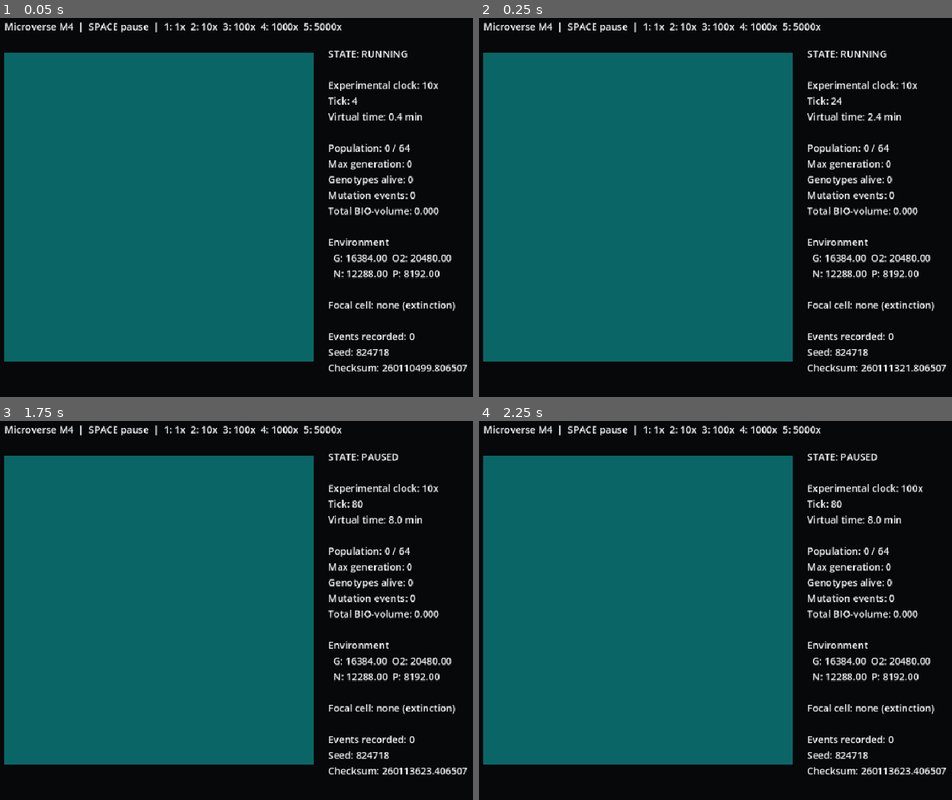
Above: before the commit, frames 1-4 (two rows, left to right).
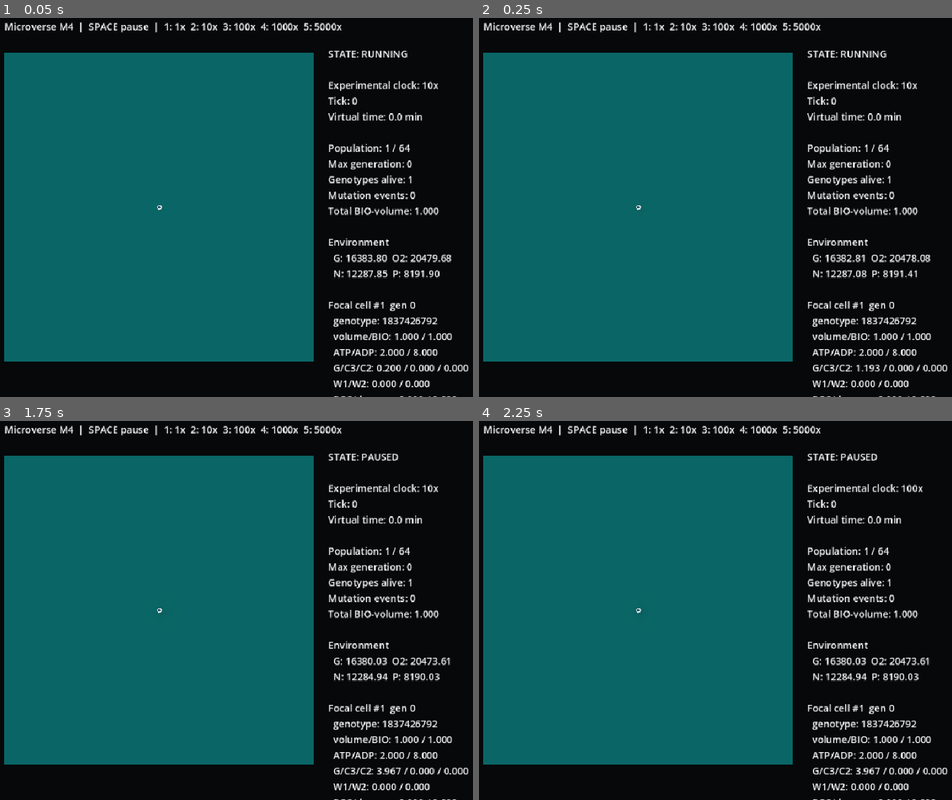
Above: after the commit, the same moments.

Repository: Feynman26/Microverse
Game: Godot game, scene res://src/ui/main.tscn
Two runs of this game, one before a commit and one after it. Both use one fixed random seed, a clock stepped at 60 frames per second and the inputs below.
Inputs:
- Up to frame 1 (0.05 s): no input
- Up to frame 2 (0.25 s): no input
- Up to frame 3 (1.75 s): tap Enter at 0.5 s; tap 1 at 0.6 s; tap Space at 0.77, 1.25, 1.52 s; tap 2 at 1.35 s
- Up to frame 4 (2.25 s): tap Enter at 2 s; tap 3 at 2.1 s

The runs differ from the first frame. In frame 1, 2.0% of the frame differs, in the area x 33-100%, y 20-100%; in frame 2, 2.1%; in frame 3, 2.0%; in frame 4, 2.0%.
Error before the commit: Parse Error: Too few arguments for "step()" call. Expected at least 7 but received 6. (res://src/biology/cell_state.gd:85)
Error after the commit: Invalid call to function 'step_intracellular' in base 'RefCounted (CellState)'. Expected 4 argument(s). (res://src/simulation/simulation_engine.gd:66)

Commit message:
refactor: make cell physiology depend on explicit expression state

Diff:
--- a/src/biology/cell_state.gd
+++ b/src/biology/cell_state.gd
@@ -2,6 +2,7 @@
 class_name CellState
 
 const MetabolicSolverScript = preload("res://src/chemistry/metabolic_solver.gd")
+const ExpressionSystemScript = preload("res://src/expression/expression_system.gd")
 
 var id: int
 var parent_id: int
@@ -13,9 +14,11 @@
 var alive: bool = true
 var death_reason: String = ""
 
-# Authoritative M4 intracellular state. Physical volume is derived from BIO.
+# Authoritative molecular state.
 var metabolites: Dictionary = {}
+var expression_state: Dictionary = {}
 var last_fluxes: Dictionary = {}
+var last_expression_summary: Dictionary = {}
 var volume: float = 1.0
 var damage: float = 0.0
 var energy_debt: float = 0.0
@@ -35,10 +38,17 @@
 	position = p_position
 	volume = p_volume
 
+func initialize_molecular_state(config) -> void:
+	assert(genome != null, "Genome must exist before molecular initialization")
+	metabolites = MetabolicSolverScript.create_initial_pools(volume, config)
+	expression_state = ExpressionSystemScript.create_equilibrium_state(genome, config)
+	last_fluxes = {}
+	last_expression_summary = {}
+	_sync_volume_from_biomass(config)
+
+# Compatibility alias for setup code introduced in M4.
 func initialize_metabolism(config) -> void:
-	metabolites = MetabolicSolverScript.create_initial_pools(volume, config)
-	last_fluxes = {}
-	_sync_volume_from_biomass(config)
+	initialize_molecular_state(config)
 
 func pool(metabolite_id: String) -> float:
 	return float(metabolites.get(metabolite_id, 0.0))
@@ -46,6 +56,12 @@
 func set_pool(metabolite_id: String, amount: float) -> void:
 	assert(amount >= 0.0)
 	metabolites[metabolite_id] = amount
+
+func total_mrna() -> float:
+	return ExpressionSystemScript.total_mrna(expression_state)
+
+func total_protein() -> float:
+	return ExpressionSystemScript.total_protein(expression_state)
 
 func transport_requests(dt: float, world, config) -> Dictionary:
 	if not alive:
@@ -76,28 +92,23 @@
 		var amount: float = maxf(0.0, float(uptake.get(world_field, 0.0)))
 		MetabolicSolverScript.add_pool(metabolites, String(mapping[world_field]), amount)
 
-func step_intracellular(dt: float, config, reactions: Array) -> void:
+func step_intracellular(dt: float, config, reactions: Array, rng) -> void:
 	if not alive:
 		return
-	assert(genome != null, "M4 physiology requires a genome")
-	assert(not metabolites.is_empty(), "M4 physiology requires initialized metabolite pools")
-
-	last_fluxes = MetabolicSolverScript.step(metabolites, genome, reactions, dt, volume, config)
+	assert(genome != null, "M5 physiology requires a genome")
+	assert(not metabolites.is_empty(), "M5 physiology requires initialized metabolite pools")
+	assert(not expression_state.is_empty(), "M5 physiology requires explicit expression state")
+
+	# Expression happens before metabolism for this tick. It consumes current
+	# ATP/material and changes the proteome; metabolism then reads that realized
+	# proteome. No promoter value enters catalytic flux directly.
+	last_expression_summary = ExpressionSystemScript.step(expression_state, genome, metabolites, dt, rng, config)
+	last_fluxes = MetabolicSolverScript.step(metabolites, genome, expression_state, reactions, dt, volume, config)
 	_sync_volume_from_biomass(config)
-	_pay_proteome_cost(dt, config)
 	_pay_maintenance(dt, config)
 	_update_damage_and_repair(dt, config)
 	_check_viability(config)
 	_assert_state(config)
-
-func _pay_proteome_cost(dt: float, config) -> void:
-	var expression_units: float = 0.0
-	for gene in genome.genes:
-		expression_units += float(gene.promoter_strength())
-	var required: float = expression_units * float(config.proteome_atp_cost_per_expression_unit_per_volume) * volume * dt
-	var paid: float = MetabolicSolverScript.spend_atp(metabolites, required)
-	if paid < required:
-		energy_debt += required - paid
 
 func _pay_maintenance(dt: float, config) -> void:
 	var required: float = float(config.maintenance_atp_rate_per_volume) * volume * dt
@@ -148,11 +159,14 @@
 		first_offset = Vector2(offset_scale, 0.0)
 	var second_offset: Vector2 = -first_offset
 
-	var partitions: Array = MetabolicSolverScript.partition(metabolites, ratio)
+	var metabolite_partitions: Array = MetabolicSolverScript.partition(metabolites, ratio)
+	var expression_partitions: Array = ExpressionSystemScript.partition(expression_state, ratio, rng, config)
 	var first = CellState.new(first_id, id, generation + 1, tick, world.clamp_position(position + first_offset), volume * ratio)
 	var second = CellState.new(second_id, id, generation + 1, tick, world.clamp_position(position + second_offset), volume * (1.0 - ratio))
-	first.metabolites = partitions[0]
-	second.metabolites = partitions[1]
+	first.metabolites = metabolite_partitions[0]
+	second.metabolites = metabolite_partitions[1]
+	first.expression_state = expression_partitions[0]
+	second.expression_state = expression_partitions[1]
 	first.damage = damage * ratio
 	second.damage = damage * (1.0 - ratio)
 	first.energy_debt = energy_debt * ratio
@@ -166,8 +180,6 @@
 	return [first, second]
 
 func releasable_pools() -> Dictionary:
-	# M4 returns only the four explicitly transported environmental resources.
-	# Generalized lysis and release of organic intermediates/biomass arrives in M7.
 	return {
 		"glucose": maxf(0.0, pool("G")),
 		"oxygen": maxf(0.0, pool("O2")),
@@ -189,6 +201,7 @@
 	assert(absf(volume - pool("BIO") / float(config.biomass_units_per_volume)) <= 1e-10)
 	if genome != null:
 		genome.validate()
+	assert(total_mrna() >= -1e-10 and total_protein() >= -1e-10)
 
 func checksum() -> float:
 	var result: float = (
@@ -199,6 +212,7 @@
 		+ damage * 29.0
 		+ energy_debt * 31.0
 		+ MetabolicSolverScript.checksum(metabolites) * 0.001
+		+ ExpressionSystemScript.checksum(expression_state) * 0.017
 	)
 	if genome != null:
 		result += float(genome.checksum()) * 0.013
